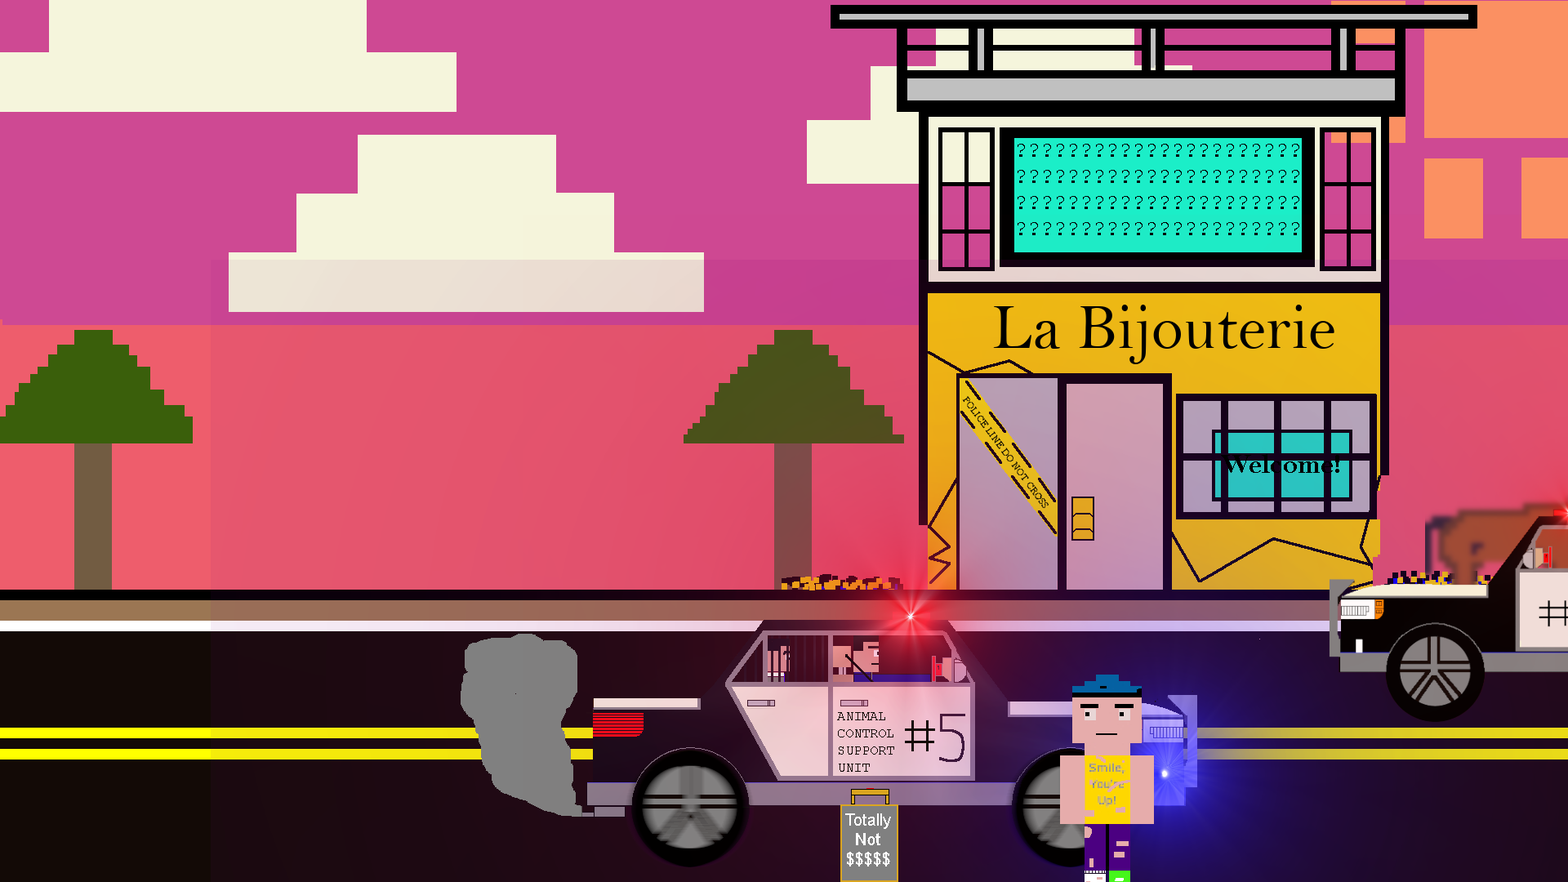
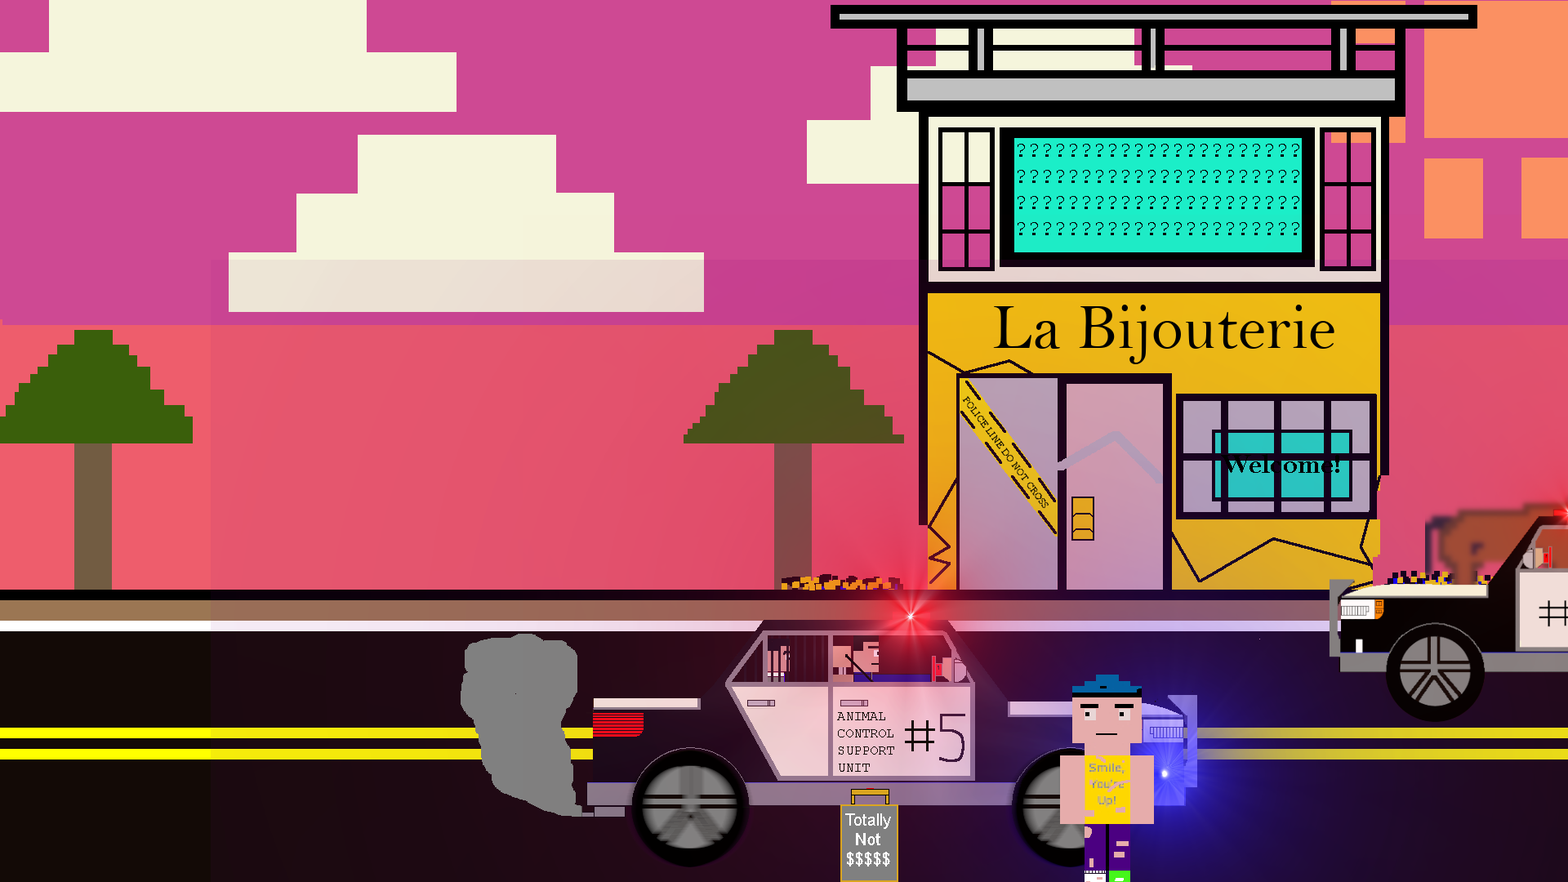
Before/after of a (1568, 882) layered artwork. What changed in the layer stack:
added layer "Background copy #8" above "Background copy #7" over [1057, 431, 1163, 484]
hid "Background copy #7" over [1057, 431, 1163, 484]